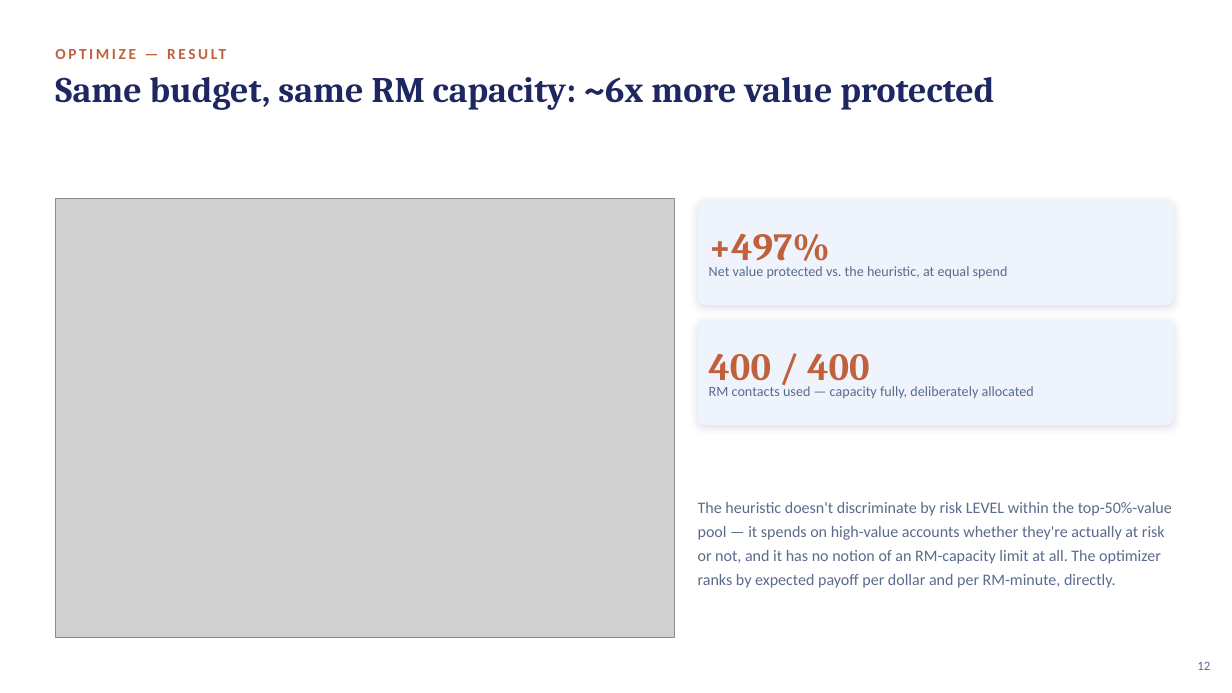
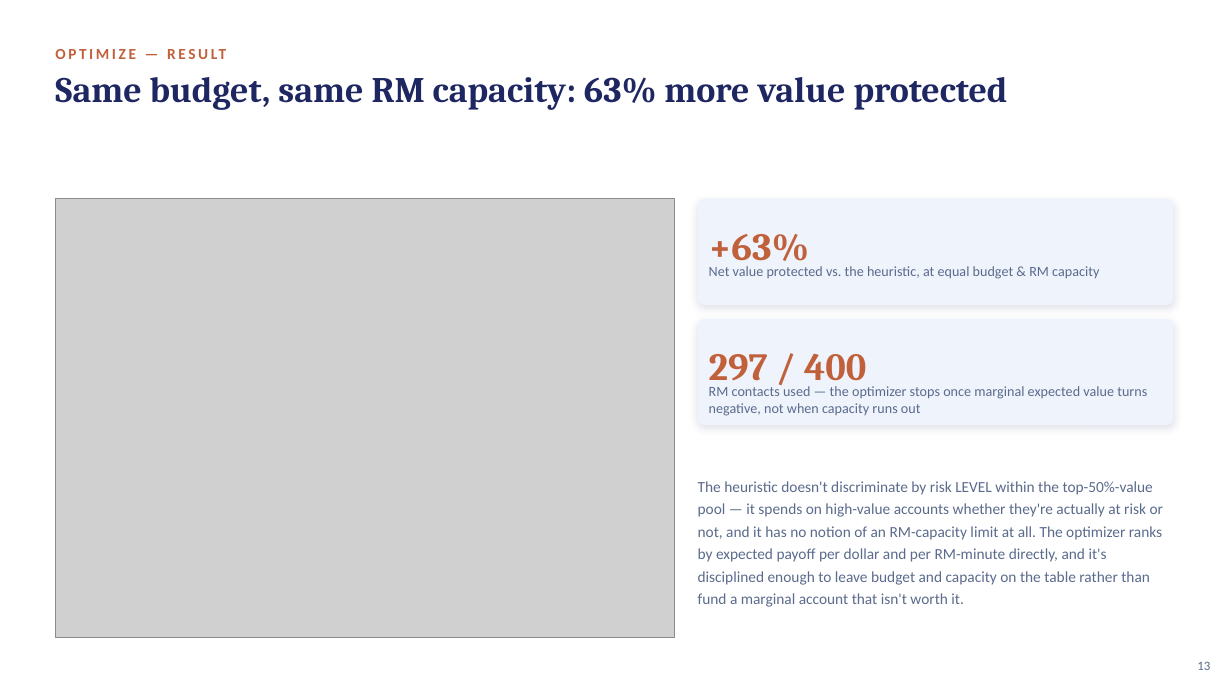
Before and after one commit to crystal1361/DDA-Retention, a slide deck: slide 13 of deck/vanguard_dda_deck.pptx (slide 12 before the commit). Drawn at 1232x693 pixels with LibreOffice and Linux fonts; fonts in the diff are those of the drawing; grey boxes stand for pictures. Boxes give left, top, right and bottom in pixels: in the first picture for what was removed or moved away, otherwise in the second. Text is boxed around its words. In the diff, an @@ line names an element or a change of style, - is before the commit and + after.

```diff
--- a/deck/vanguard_dda_deck.pptx
+++ b/deck/vanguard_dda_deck.pptx
@@ text at (x1=55, y1=77, x2=1008, y2=110): text changed @@
-Same budget, same RM capacity: ~6x more value protected
+Same budget, same RM capacity: 63% more value protected
@@ text at (x1=709, y1=234, x2=810, y2=269): text changed @@
-+497%
++63%
@@ text at (x1=709, y1=266, x2=1099, y2=279): text changed @@
-Net value protected vs. the heuristic, at equal spend
+Net value protected vs. the heuristic, at equal budget & RM capacity
@@ text at (x1=709, y1=354, x2=866, y2=389): text changed @@
-400 / 400
+297 / 400
@@ text at (x1=709, y1=384, x2=1147, y2=416): text changed @@
-RM contacts used — capacity fully, deliberately allocated
+RM contacts used — the optimizer stops once marginal expected value turns negative, not when capacity runs out
@@ text at (x1=698, y1=481, x2=1163, y2=607): text changed; size 12.5 to 12 pt @@
-The heuristic doesn't discriminate by risk LEVEL within the top-50%-value pool — it spends on high-value accounts whether they're actually at risk or not, and it has no notion of an RM-capacity limit at all. The optimizer ranks by expected payoff per dollar and per RM-minute, directly.
+The heuristic doesn't discriminate by risk LEVEL within the top-50%-value pool — it spends on high-value accounts whether they're actually at risk or not, and it has no notion of an RM-capacity limit at all. The optimizer ranks by expected payoff per dollar and per RM-minute directly, and it's disciplined enough to leave budget and capacity on the table rather than fund a marginal account that isn't worth it.
@@ text at (x1=1197, y1=661, x2=1210, y2=670): text changed @@
-12
+13
```
Also in this commit, not shown: 10 other slides changed, 3 slides added, 2 other files.
